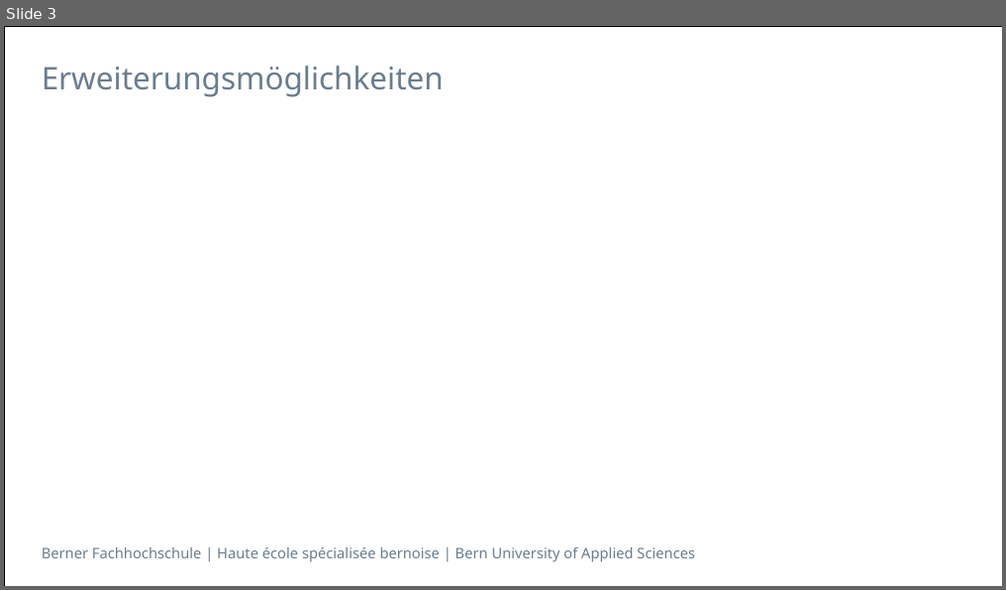
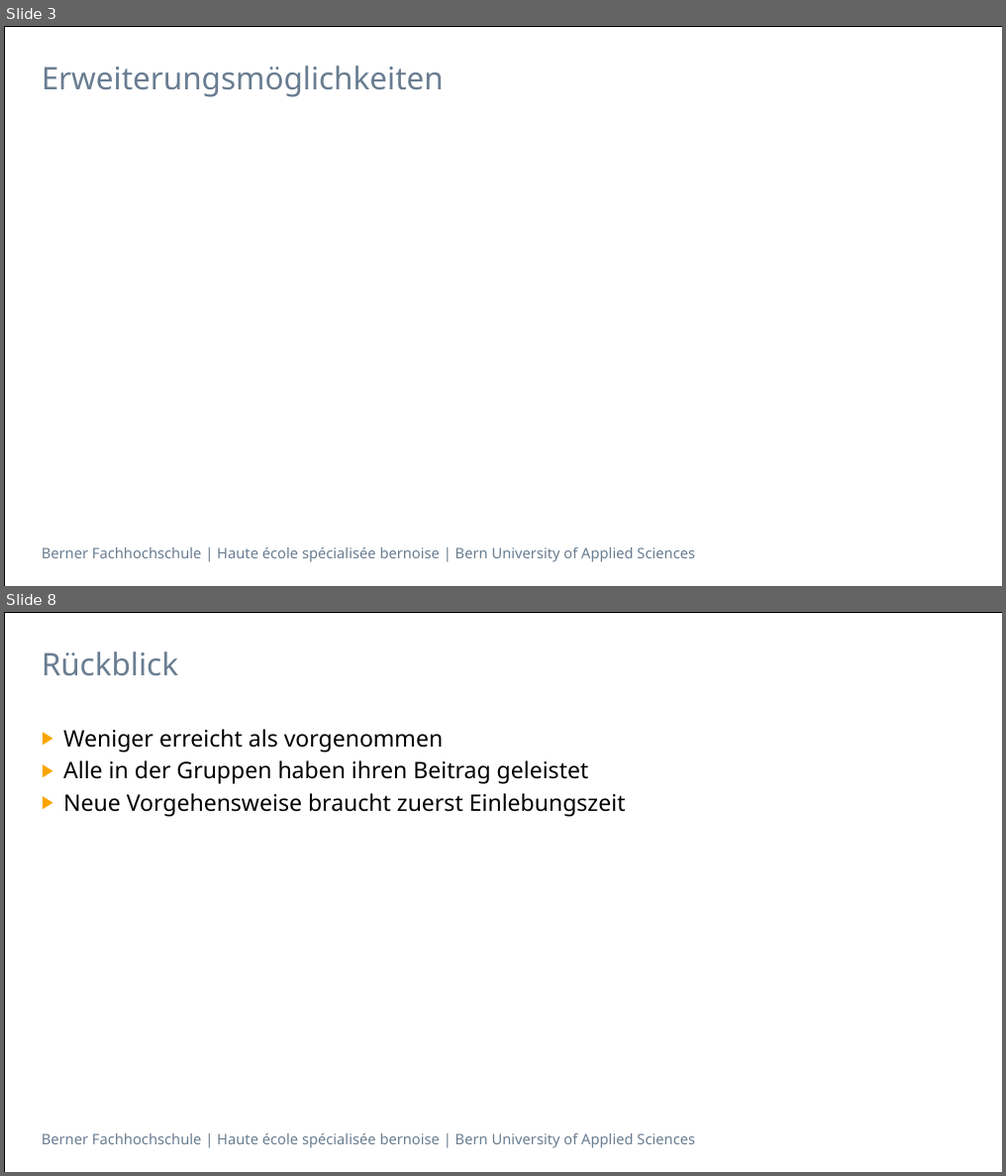
Before and after one commit to sevib1/ch.bfh.btx8081.w2016.blue, a slide deck: doc/CS1/Task14/Final_Presentation_CS1_Task_14_Blau.pptx. Shown one above the other, each under a label of ours: slide 3 before the commit, slides 3 and 8 after it; the slides between them are not shown. The pictures are 1006x590 and 1006x1176 pixels, drawn with LibreOffice and Linux fonts; fonts in the diff are those of the drawing. Boxes give left, top, right and bottom in pixels: in the first picture for what was removed or moved away, otherwise in the second. Text is boxed around its words. In the diff, an @@ line names an element or a change of style, - is before the commit and + after.

```diff
--- a/doc/CS1/Task14/Final_Presentation_CS1_Task_14_Blau.pptx
+++ b/doc/CS1/Task14/Final_Presentation_CS1_Task_14_Blau.pptx
@@ slide 8 added at (4, 612, 1002, 1172), background #FFFFFF; not listed: 2 template elements that a slide beside it also shows @@
@@ title added at (42, 652, 178, 676), 30 pt, text #697D91 @@
+Rückblick
@@ text added at (63, 729, 626, 817), 22 pt, text #000000 @@
+▶ Weniger erreicht als vorgenommen
+▶ Alle in der Gruppen haben ihren Beitrag geleistet
+▶ Neue Vorgehensweise braucht zuerst Einlebungszeit
```
Also in this commit, not shown: 4 other slides added.
